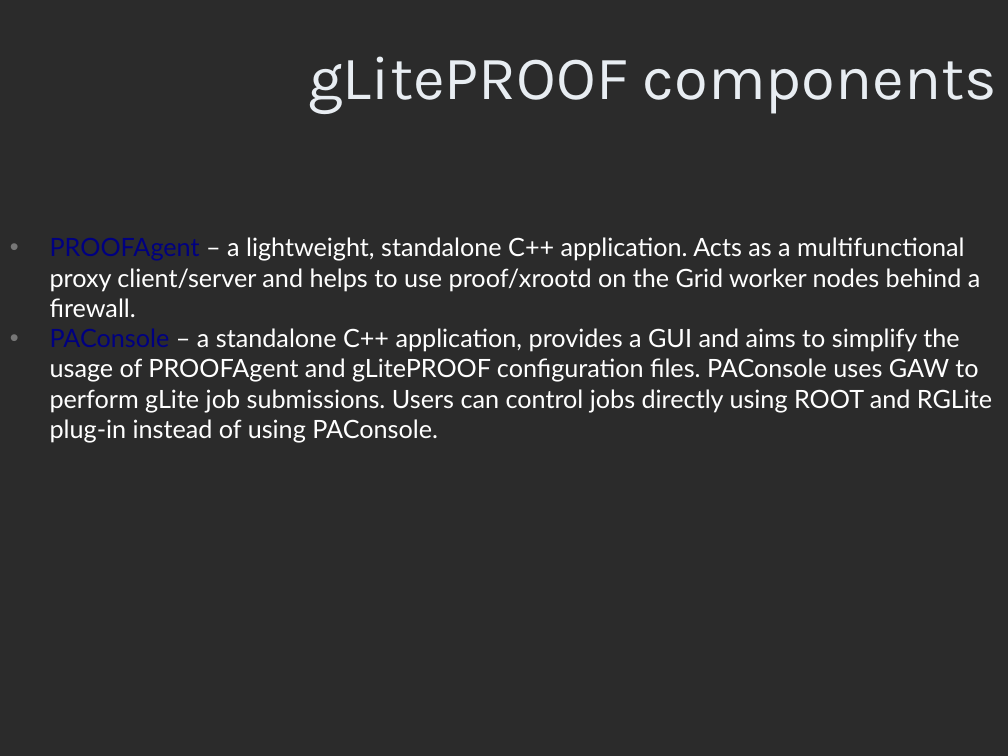
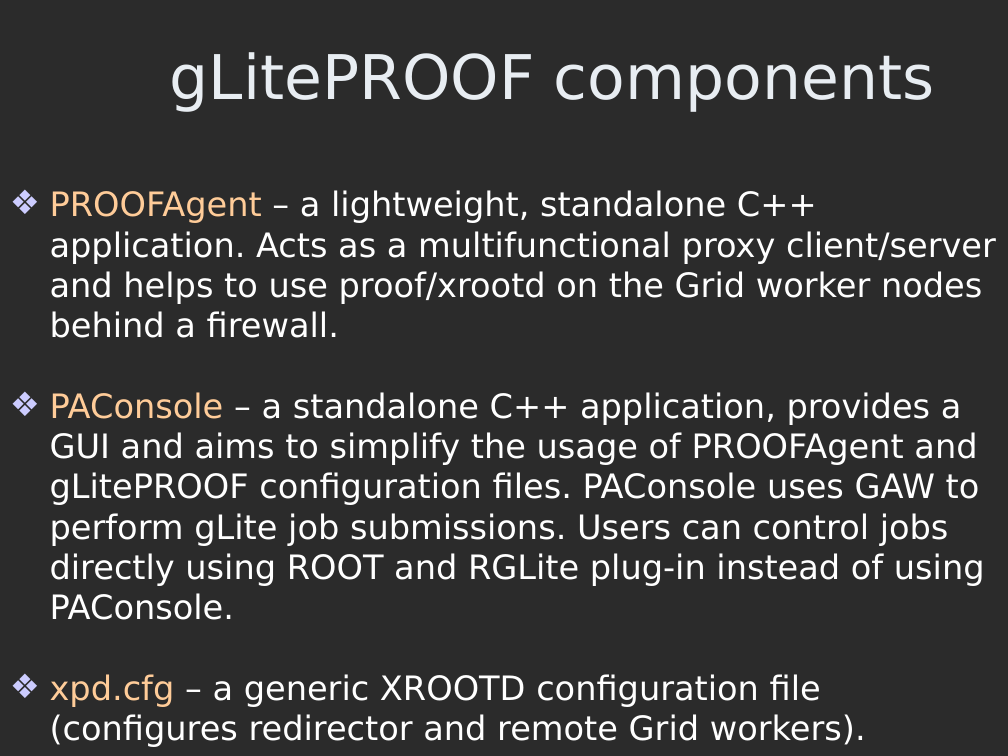
Before and after one commit to AnarManafov/PoDDocumentation, a slide deck: slide 9 of PROOF-Workshop/2007-Nov/PROOF-Workshop-2007-RGLite_gLitePROOF-GSI.ppt. Drawn at 1008x756 pixels with LibreOffice and Linux fonts; fonts in the diff are those of the drawing; background and template pictures are left out; a plain dark background stands for a picture behind light text. Boxes give left, top, right and bottom in pixels: in the first picture for what was removed or moved away, otherwise in the second. Text is boxed around its words. In the diff, an @@ line names an element or a change of style, - is before the commit and + after.

Commit message:
Documentation_modified: The PROOF-Workshop-2007 presentation has been updated to version 0.4(RC1)

```diff
--- a/PROOF-Workshop/2007-Nov/PROOF-Workshop-2007-RGLite_gLitePROOF-GSI.ppt
+++ b/PROOF-Workshop/2007-Nov/PROOF-Workshop-2007-RGLite_gLitePROOF-GSI.ppt
@@ title "gLitePROOF components": place and size @@
-title "gLitePROOF components" at (308,56,997,114)
+title "gLitePROOF components" at (170,52,934,112)
@@ title "gLitePROOF components" at (170,52,934,112): font Karla to DejaVu Sans @@
@@ text "PROOFAgent – a lightweight, standalone ...": place and size @@
-text "PROOFAgent – a lightweight, standalone ..." at (50,237,992,443)
+text "PROOFAgent – a lightweight, standalone ..." at (50,190,996,747)
@@ text "PROOFAgent – a lightweight, standalone ..." at (50,190,996,747): vertical alignment top to middle @@
@@ text at (50,190,996,620): size 18 to 24 pt, font Lato to DejaVu Sans in "PROOFAgent – a lightweight, standalone C++ application. ...", "PAConsole – a standalone C++ application, provides ..."; text colour #000080 to #FFCC99 in "PROOFAgent", "PAConsole"; bullet • to ❖; bullet colour #777777 to #CCCCFF @@
@@ text at (50,674,866,747): paragraph added @@
+❖ xpd.cfg – a generic XROOTD configuration file (configures redirector and remote Grid workers).
```
Also in this commit, not shown: 8 other slides changed, 1 slide added, 2 slides removed.
